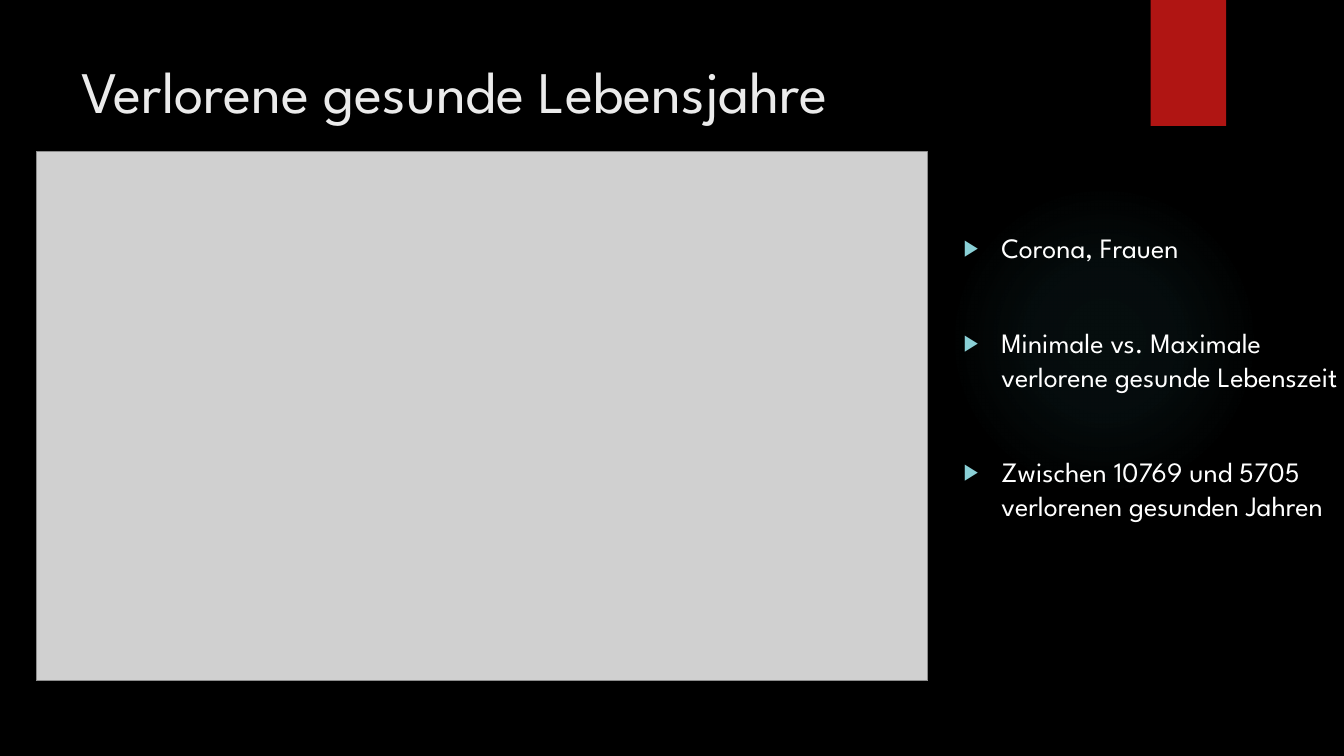
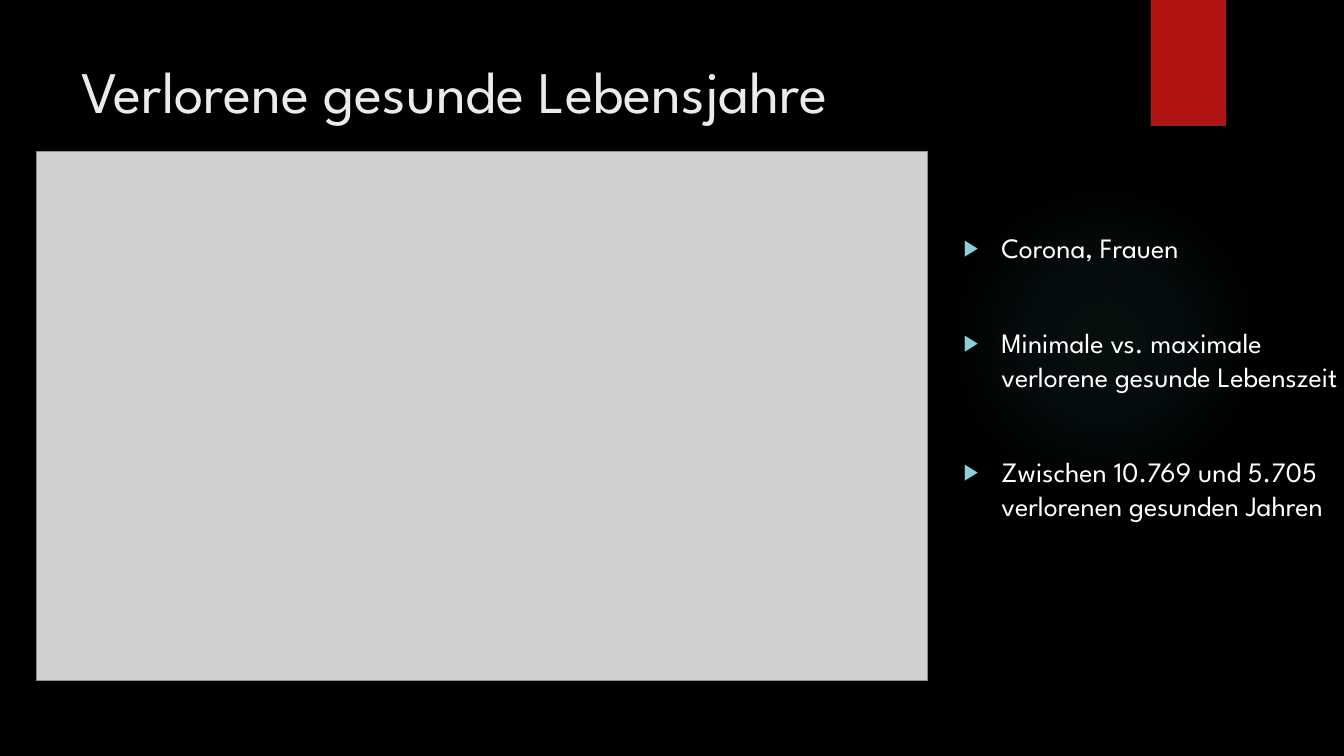
Before and after one commit to Flatric/PMDS, a slide deck: slide 10 of Präsi/Zwischenstand SW6.pptx. Drawn at 1344x756 pixels with LibreOffice and Linux fonts; fonts in the diff are those of the drawing; grey boxes stand for pictures; background and template pictures are left out. Boxes give left, top, right and bottom in pixels: in the first picture for what was removed or moved away, otherwise in the second. Text is boxed around its words. In the diff, an @@ line names an element or a change of style, - is before the commit and + after.

```diff
--- a/Präsi/Zwischenstand SW6.pptx
+++ b/Präsi/Zwischenstand SW6.pptx
@@ text at (x1=1001, y1=333, x2=1338, y2=522): text changed @@
-▶ Minimale vs. Maximale verlorene gesunde Lebenszeit
-▶ Zwischen 10769 und 5705 verlorenen gesunden Jahren
+▶ Minimale vs. maximale verlorene gesunde Lebenszeit
+▶ Zwischen 10.769 und 5.705 verlorenen gesunden Jahren
```
Also in this commit, not shown: 4 other slides changed, 1 slide added, 1 slide removed.
